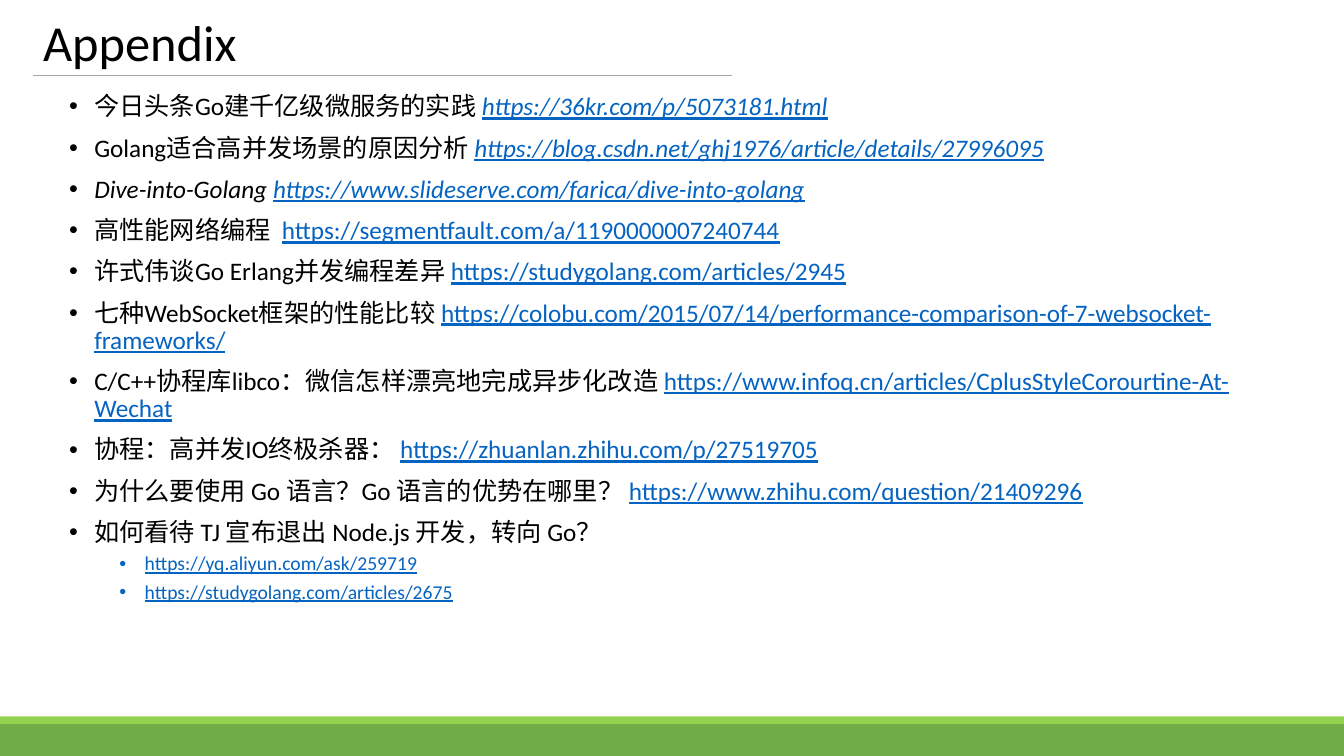
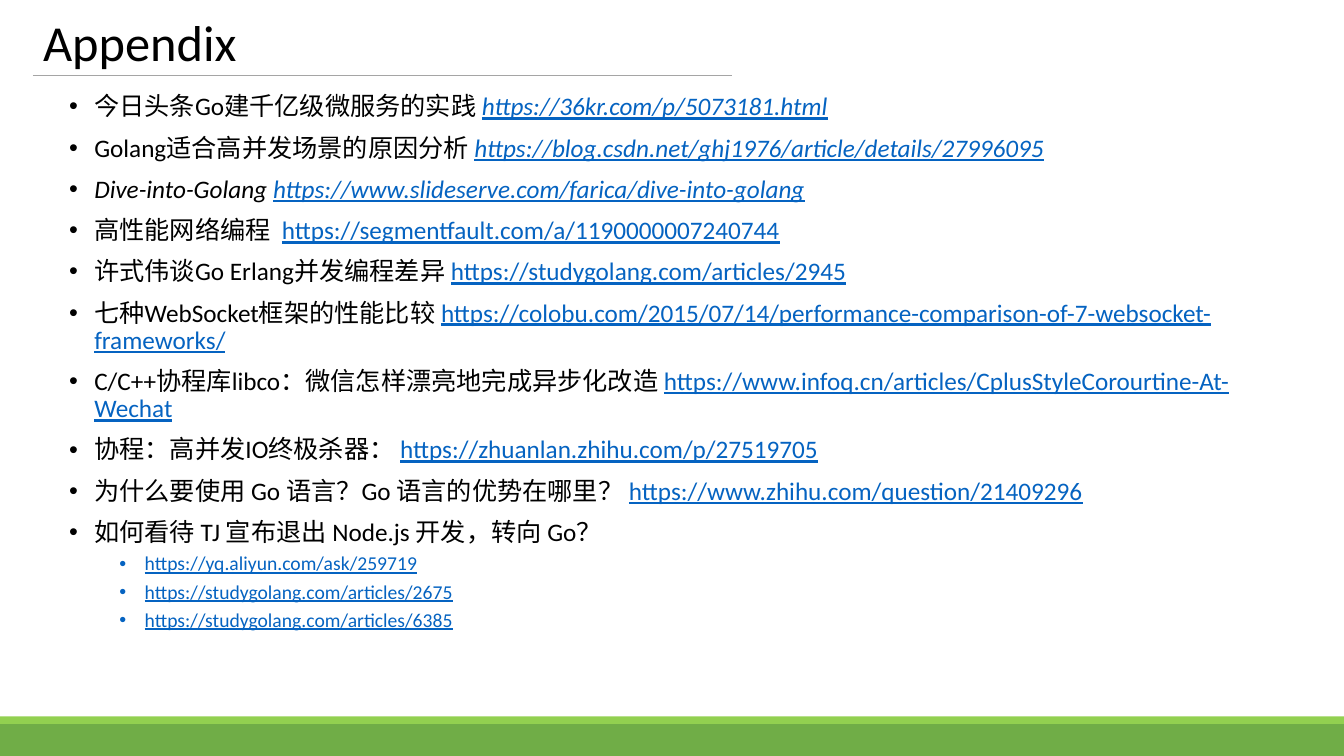
Before and after one commit to zhengbr2/sharing, a slide deck: slide 30 of GolangConcurency.pptx. Drawn at 1344x756 pixels with LibreOffice and Linux fonts; fonts in the diff are those of the drawing. Boxes give left, top, right and bottom in pixels: in the first picture for what was removed or moved away, otherwise in the second. Text is boxed around its words. In the diff, an @@ line names an element or a change of style, - is before the commit and + after.

```diff
--- a/GolangConcurency.pptx
+++ b/GolangConcurency.pptx
@@ text at <box>145,613,453,631</box>: paragraph added @@
+  • https://studygolang.com/articles/6385
```
Also in this commit, not shown: 6 other slides changed.
